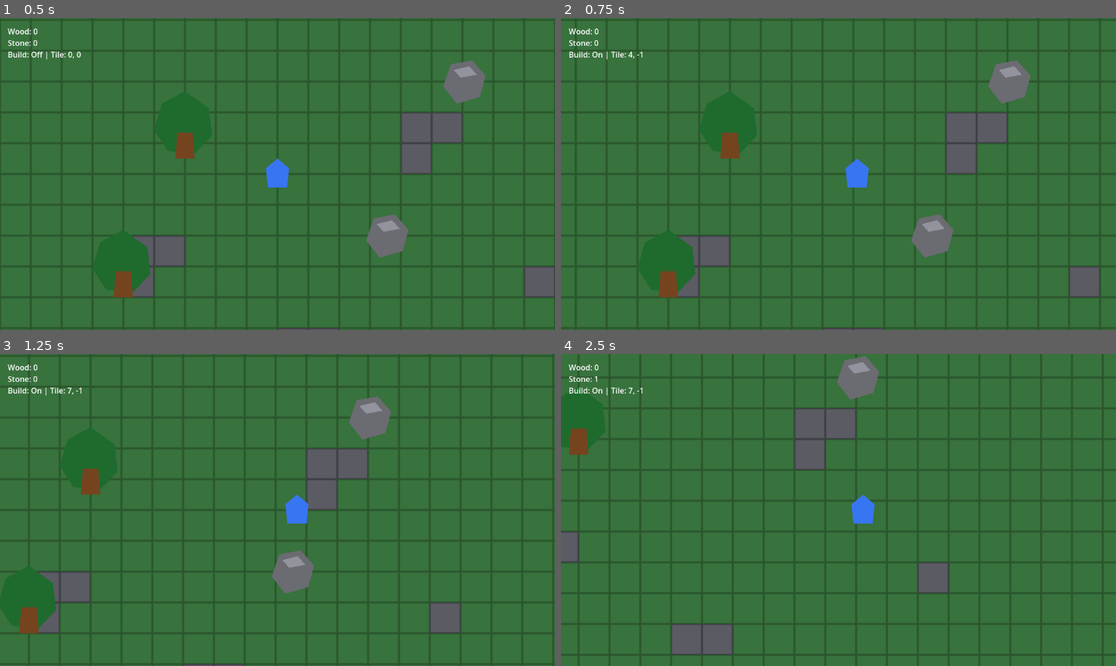
Above: before the commit, frames 1-4 (two rows, left to right).
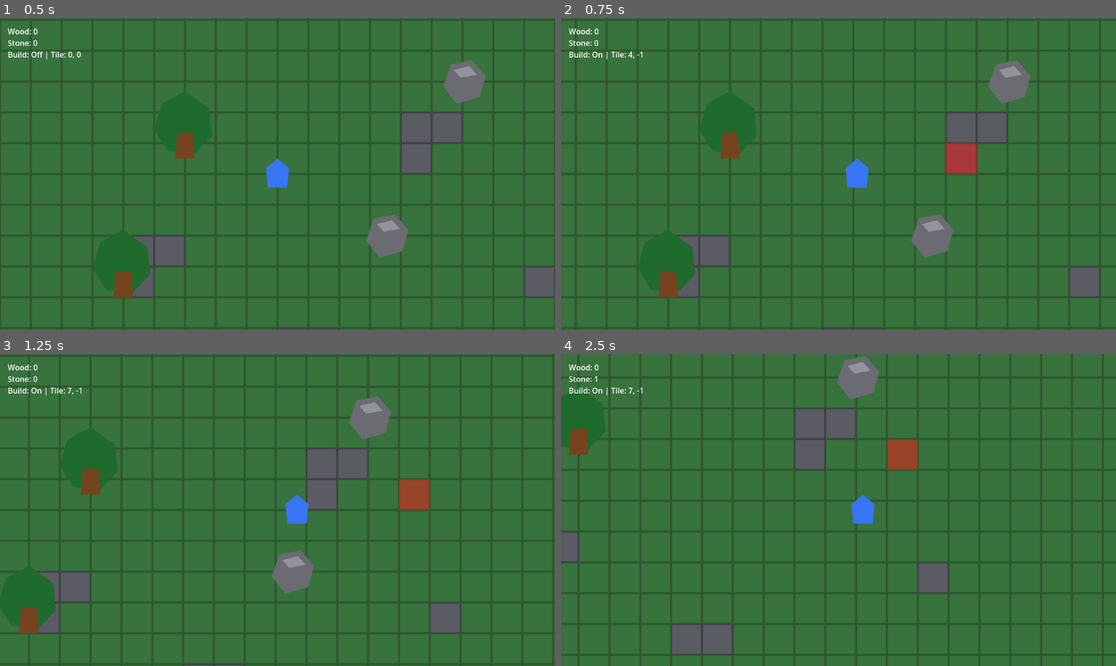
Above: after the commit, the same moments.

Repository: ramonsamagaio/Oathwake-Main
Game: Godot game, scene res://scenes/Main.tscn
Same seed, same stepped clock (60 frames per second), same inputs: the game is played once before the commit and once after it.
Inputs (mouse positions are in pixels of both pictures, inside the frame that each line leads up to):
- Up to frame 1 (0.5 s): no input
- Up to frame 2 (0.75 s): tap Enter at 0.5 s; move the mouse to (960, 158) at 0.52 s; hold D from 0.53 s (still down); tap B at 0.6 s; click (960, 158) at 0.67 s
- Up to frame 3 (1.25 s): keep holding D
- Up to frame 4 (2.5 s): move the mouse to (727, 525) at 1.27 s; release D at 1.28 s; hold S 1.28-2.03 s; tap B at 1.35, 2.3 s; move the mouse to (894, 441) at 2.02 s; hold D from 2.03 s (still down); tap E at 2.1 s

Frame 1 is identical in both runs. In frame 2, 0.6% of the frame differs, in the area x 69-75%, y 40-51%; in frame 3, 0.6%; in frame 4, 0.6%.

Commit message:
AgnusConstruindo

Diff:
--- a/scripts/BuildSystem.gd
+++ b/scripts/BuildSystem.gd
@@ -4,6 +4,8 @@
 const WALL_TILE := Vector2i(2, 0)
 const WALL_COST_RESOURCE := "Wood"
 const WALL_COST_AMOUNT := 1
+const VALID_PREVIEW_COLOR := Color(0.50, 0.32, 0.18, 0.55)
+const INVALID_PREVIEW_COLOR := Color(0.90, 0.12, 0.10, 0.55)
 
 @export var tile_size: Vector2i = Vector2i(32, 32)
 @export var main_path: NodePath = ".."
@@ -16,6 +18,7 @@
 
 var build_mode_enabled := false
 var current_tile := Vector2i.ZERO
+var preview: Polygon2D
 
 @onready var main = get_node(main_path)
 @onready var player: CharacterBody2D = get_node(player_path)
@@ -30,19 +33,20 @@
 	if build_layer.tile_set != null:
 		tile_size = build_layer.tile_set.tile_size
 
+	_create_preview()
 	_update_build_label()
 
 
 func _process(_delta: float) -> void:
 	current_tile = _get_mouse_tile()
+	_update_preview()
 	_update_build_label()
 
 
 func _unhandled_input(event: InputEvent) -> void:
 	if event is InputEventKey and event.pressed and not event.echo and event.keycode == KEY_B:
-		build_mode_enabled = not build_mode_enabled
+		_set_build_mode_enabled(not build_mode_enabled)
 		get_viewport().set_input_as_handled()
-		_update_build_label()
 		return
 
 	if not build_mode_enabled:
@@ -59,24 +63,7 @@
 
 
 func _try_place_wall(tile_position: Vector2i) -> bool:
-	if ground_layer.get_cell_source_id(tile_position) == -1:
-		print("Cannot build outside the map.")
-		return false
-
-	if obstacle_layer.get_cell_source_id(tile_position) != -1:
-		print("Cannot build on an obstacle.")
-		return false
-
-	if _is_resource_at_tile(tile_position):
-		print("Cannot build on a resource.")
-		return false
-
-	if build_layer.get_cell_source_id(tile_position) != -1:
-		print("There is already a wall here.")
-		return false
-
-	if tile_position == _global_position_to_grid_cell(player.global_position):
-		print("Cannot build on the player.")
+	if not _can_place_wall(tile_position, true):
 		return false
 
 	if not main.spend_resource(WALL_COST_RESOURCE, WALL_COST_AMOUNT):
@@ -85,6 +72,40 @@
 
 	build_layer.set_cell(tile_position, SOURCE_ID, WALL_TILE)
 	print("Built wall at tile %s" % tile_position)
+	return true
+
+
+func _can_place_wall(tile_position: Vector2i, show_message := false) -> bool:
+	if ground_layer.get_cell_source_id(tile_position) == -1:
+		if show_message:
+			print("Cannot build outside the map.")
+		return false
+
+	if obstacle_layer.get_cell_source_id(tile_position) != -1:
+		if show_message:
+			print("Cannot build on an obstacle.")
+		return false
+
+	if _is_resource_at_tile(tile_position):
+		if show_message:
+			print("Cannot build on a resource.")
+		return false
+
+	if build_layer.get_cell_source_id(tile_position) != -1:
+		if show_message:
+			print("There is already a wall here.")
+		return false
+
+	if tile_position == _global_position_to_grid_cell(player.global_position):
+		if show_message:
+			print("Cannot build on the player.")
+		return false
+
+	if not main.can_spend_resource(WALL_COST_RESOURCE, WALL_COST_AMOUNT):
+		if show_message:
+			print("Not enough Wood to build a wall.")
+		return false
+
 	return true
 
 
@@ -116,6 +137,39 @@
 	)
 
 
+func _set_build_mode_enabled(is_enabled: bool) -> void:
+	build_mode_enabled = is_enabled
+	_update_preview()
+	_update_build_label()
+
+
+func _create_preview() -> void:
+	preview = Polygon2D.new()
+	preview.name = "BuildPreview"
+	preview.polygon = PackedVector2Array([
+		Vector2(-tile_size.x * 0.5, -tile_size.y * 0.5),
+		Vector2(tile_size.x * 0.5, -tile_size.y * 0.5),
+		Vector2(tile_size.x * 0.5, tile_size.y * 0.5),
+		Vector2(-tile_size.x * 0.5, tile_size.y * 0.5),
+	])
+	preview.color = VALID_PREVIEW_COLOR
+	preview.z_index = 3
+	preview.visible = false
+	build_layer.add_child(preview)
+
+
+func _update_preview() -> void:
+	if preview == null:
+		return
+
+	preview.visible = build_mode_enabled
+	if not build_mode_enabled:
+		return
+
+	preview.position = _grid_cell_to_local_center(current_tile)
+	preview.color = VALID_PREVIEW_COLOR if _can_place_wall(current_tile) else INVALID_PREVIEW_COLOR
+
+
 func _update_build_label() -> void:
 	var mode_text := "On" if build_mode_enabled else "Off"
 	build_label.text = "Build: %s | Tile: %d, %d" % [mode_text, current_tile.x, current_tile.y]
